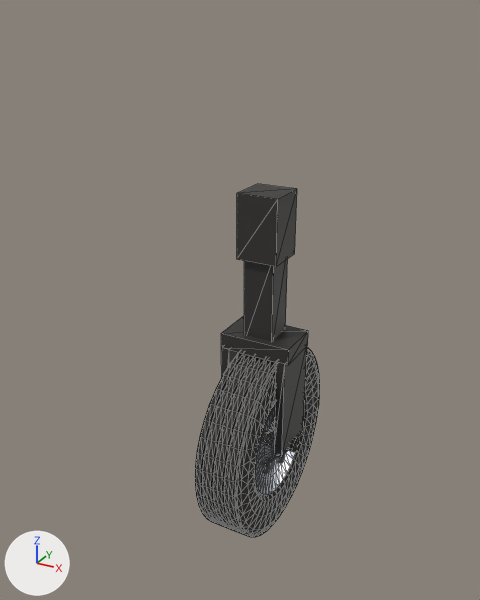
Two versions of the glTF model models/wheel.glb, one commit apart.
Rendered twice from a 50 mm camera at (0.621, -1.25, 0.637) aimed at (-0.056, -0.019, 0.022). Lighting does not change. The marker at lower left points along +X, +Y and +Z. The picture after the commit comes second. Mesh edges are drawn as thin lines. Where no turn or scale is listed for an object, it has been applied to the vertices. Vertices at exactly the same position are counted once.

Script lines for the objects in view, before the commit:
```python
mat_rim = principled_material('rim')
mat_rim.base_color = (0.448, 0.47, 0.507)  # grey #b3b6bd
mat_rim.metallic = 0.72
mat_rim.roughness = 0.33
mat_rubber = principled_material('rubber')
mat_rubber.base_color = (0.025, 0.023, 0.021)  # black #2c2a28
mat_rubber.roughness = 0.94
mat_strut = principled_material('strut')
mat_strut.base_color = (0.055, 0.052, 0.05)  # dark grey #42403f
mat_strut.metallic = 0.45
me_leg_002 = bpy.data.meshes.new('Leg.002')
me_leg_002.from_pydata(...)  # a box spanning x -0.123..-0.091, y -0.094..0.094, z 0.0..0.382; a box spanning x 0.091..0.123, y -0.094..0.094, z 0.0..0.382; a box spanning x -0.13..0.13, y -0.083..0.083, z 0.374..0.432; a 10-sided cylinder along x spanning x -0.135..0.135, y -0.027..0.027, z -0.026..0.026; a box spanning x -0.054..0.054, y -0.054..0.054, z 0.396..0.738; a box spanning x -0.072..0.072, y -0.072..0.072, z 0.713..0.936
me_leg_002.materials.append(mat_strut)  # dark grey #42403f
me_wheel_002 = bpy.data.meshes.new('Wheel.002')
me_wheel_002.from_pydata(...)  # 1612 vertices, 2988 faces; spans x -0.082..0.056, y -0.239..0.239, z -0.239..0.239
# faces by material slot: [2160, 560, 100, 24, 144]
me_wheel_002.materials.append(mat_rubber)  # black #2c2a28
me_wheel_002.materials.append(mat_rim)  # grey #b3b6bd
me_wheel_002.materials.append(mat_hub)  # grey #a4a29e
me_wheel_002.materials.append(mat_dark)  # black #1f2126
me_wheel_002.materials.append(mat_brake)  # dark grey #57524c
ob_leg = bpy.data.objects.new('Leg', me_leg_002)
ob_leg.parent = ob_wheel
ob_leg.location = (0.0, 0.0, 0.0)
ob_wheel = bpy.data.objects.new('wheel', None)
ob_wheel.location = (0.0, 0.0, -0.341)
ob_wheel.scale = (0.664, 0.664, 0.664)
ob_wheel_1 = bpy.data.objects.new('Wheel', me_wheel_002)
ob_wheel_1.location = (0.0, 0.0, -0.341)
```
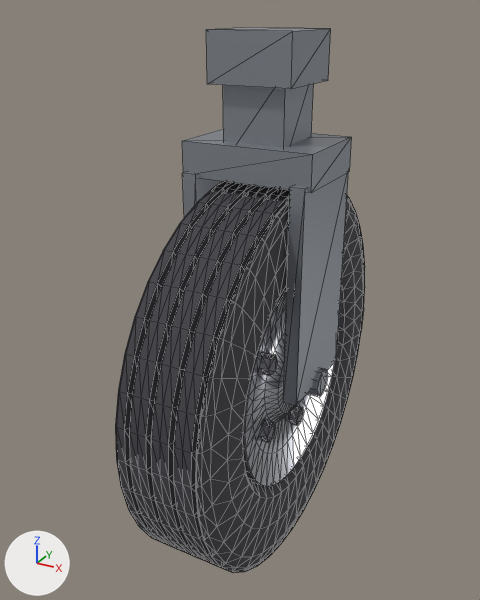
ob_wheel is not drawn itself; it is the parent of ob_leg.

Where the newer file only moved an object's origin or applied its transform, the numbers keep the older frame.

Diff of the bpy script that builds the scene:
```diff
--- a/models/wheel.glb.py
+++ b/models/wheel.glb.py
@@ mat_strut @@
 mat_strut = principled_material('strut')
-mat_strut.base_color = (0.055, 0.052, 0.05)  # dark grey #42403f
+mat_strut.base_color = (0.319, 0.342, 0.38)  # grey #999ea6
 mat_strut.metallic = 0.45
@@ mat_rubber @@
 mat_rubber = principled_material('rubber')
-mat_rubber.base_color = (0.025, 0.023, 0.021)  # black #2c2a28
+mat_rubber.base_color = (0.05, 0.05, 0.06)  # dark grey #3f3f45
 mat_rubber.roughness = 0.94
@@ mat_rim @@
 mat_rim = principled_material('rim')
-mat_rim.base_color = (0.448, 0.47, 0.507)  # grey #b3b6bd
+mat_rim.base_color = (0.72, 0.74, 0.8)  # white #dddfe7
 mat_rim.metallic = 0.72
-mat_rim.roughness = 0.33
+mat_rim.roughness = 0.22
@@ me_leg_002 @@
 # used by ob_leg; parent = ob_wheel; location = (0.0, 0.0, 0.0)
-me_leg_002.from_pydata(...)  # 60 vertices, 96 faces; spans x -0.135..0.135, y -0.094..0.094, z -0.026..0.936
+me_leg_002.from_pydata(...)  # 60 vertices, 96 faces; spans x -0.149..0.149, y -0.117..0.117, z -0.032..0.75
+# me_leg_002 part 1: the loose piece of 8 vertices spanning x -0.123..-0.091, y -0.094..0.094, z 0.0..0.382 is scaled about its middle by (1, 1.25, 1.25), then moved by (-0.014, 0.0, 0.048)
+# me_leg_002 part 2: the loose piece of 8 vertices spanning x 0.091..0.123, y -0.094..0.094, z 0.0..0.382 is scaled about its middle by (1, 1.25, 1.25), then moved by (0.014, 0.0, 0.048)
+# me_leg_002 part 3: the loose piece of 8 vertices spanning x -0.13..0.13, y -0.083..0.083, z 0.374..0.432 is scaled about the mesh origin by (1.11, 1.25, 1.25)
+# me_leg_002 part 4: the loose piece of 20 vertices spanning x -0.135..0.135, y -0.027..0.027, z -0.026..0.026 is scaled about its middle by (1.1, 1.25, 1.25)
+# me_leg_002 part 5: the loose piece of 8 vertices spanning x -0.054..0.054, y -0.054..0.054, z 0.396..0.738 is scaled about its middle by (1.25, 1.25, 0.537), then moved by (0.0, 0.0, 0.02)
+# me_leg_002 part 6: the loose piece of 8 vertices spanning x -0.072..0.072, y -0.072..0.072, z 0.713..0.936 is scaled about its middle by (1.25, 1.25, 0.441), then moved by (0.0, 0.0, -0.124)
 me_leg_002.materials.append(mat_strut)
@@ me_wheel_002 @@
-me_wheel_002.from_pydata(...)  # 1612 vertices, 2988 faces; spans x -0.082..0.056, y -0.239..0.239, z -0.239..0.239
+me_wheel_002.from_pydata(...)  # 1612 vertices, 2988 faces; spans x -0.145..0.099, y -0.45..0.45, z -0.259..0.641
+# me_wheel_002 part 7: the loose piece of 1120 vertices spanning x -0.056..0.056, y -0.239..0.239, z -0.239..0.239 is scaled about its middle by (1.76, 1.88, 1.88), then moved by (0.0, 0.0, 0.191)
+# me_wheel_002 part 8: the loose piece of 320 vertices spanning x -0.05..0.05, y -0.137..0.137, z -0.137..0.137 is scaled about its middle by (1.76, 1.88, 1.88), then moved by (0.0, 0.0, 0.191)
+# me_wheel_002 part 9: the loose piece of 12 vertices spanning x 0.034..0.045, y -0.075..-0.05, z 0.035..0.056 is scaled about its middle by (1.76, 1.88, 1.88), then moved by (0.03, -0.056, 0.231)
+# me_wheel_002 part 10: the loose piece of 12 vertices spanning x 0.034..0.045, y -0.075..-0.05, z -0.056..-0.035 is scaled about its middle by (1.76, 1.88, 1.88), then moved by (0.03, -0.056, 0.151)
+# me_wheel_002 part 11: the loose piece of 12 vertices spanning x 0.034..0.045, y 0.012..0.036, z -0.085..-0.063 is scaled about its middle by (1.76, 1.88, 1.88), then moved by (0.03, 0.021, 0.126)
+# other edits to the shape of me_wheel_002 do not show in these pictures
 me_wheel_002.materials.append(mat_rubber)
@@ ob_wheel @@
 ob_wheel = bpy.data.objects.new('wheel', None)
-ob_wheel.location = (0.0, 0.0, -0.341)
-ob_wheel.scale = (0.664, 0.664, 0.664)
+ob_wheel.location = (0.0, 0.0, -0.15)
```

Changed parts and their boxes [x1, y1, x2, y2] in the pictures (480 x 600 px; the box of a moved part takes in the faces that stretch with it):
'Wheel', recoloured, surface changed, reshaped (99% wider, 107% taller): before [195, 348, 320, 537]; after [115, 181, 365, 573]
'Leg', recoloured, reshaped, moved, rescaled (94% wider, 39% taller): before [221, 184, 308, 457]; after [182, 27, 352, 406]
part 1 of me_leg_002, moved or reshaped (mostly hidden before): before [221, 346, 239, 376]; after [182, 172, 224, 218]
part 2 of me_leg_002, moved or reshaped: before [274, 346, 307, 457]; after [283, 172, 349, 406]
part 3 of me_leg_002, moved or reshaped: before [221, 316, 308, 365]; after [182, 129, 352, 193]
part 4 of me_leg_002, moved or reshaped: before [288, 437, 299, 452]; after [308, 368, 328, 397]
part 5 of me_leg_002, moved or reshaped: before [244, 259, 288, 341]; after [223, 84, 314, 147]
part 6 of me_leg_002, moved or reshaped: before [237, 184, 297, 267]; after [206, 27, 331, 89]
part 7 of me_wheel_002, moved or reshaped: before [195, 348, 320, 537]; after [115, 181, 365, 573]
part 8 of me_wheel_002, moved or reshaped: before [254, 402, 301, 495]; after [242, 285, 334, 486]
part 9 of me_wheel_002, moved or reshaped: before [263, 431, 271, 442]; after [262, 353, 278, 376]
part 10 of me_wheel_002, moved or reshaped: before [262, 463, 270, 474]; after [261, 420, 276, 442]
part 11 of me_wheel_002, moved or reshaped: before [277, 455, 285, 464]; after [290, 406, 304, 426]
